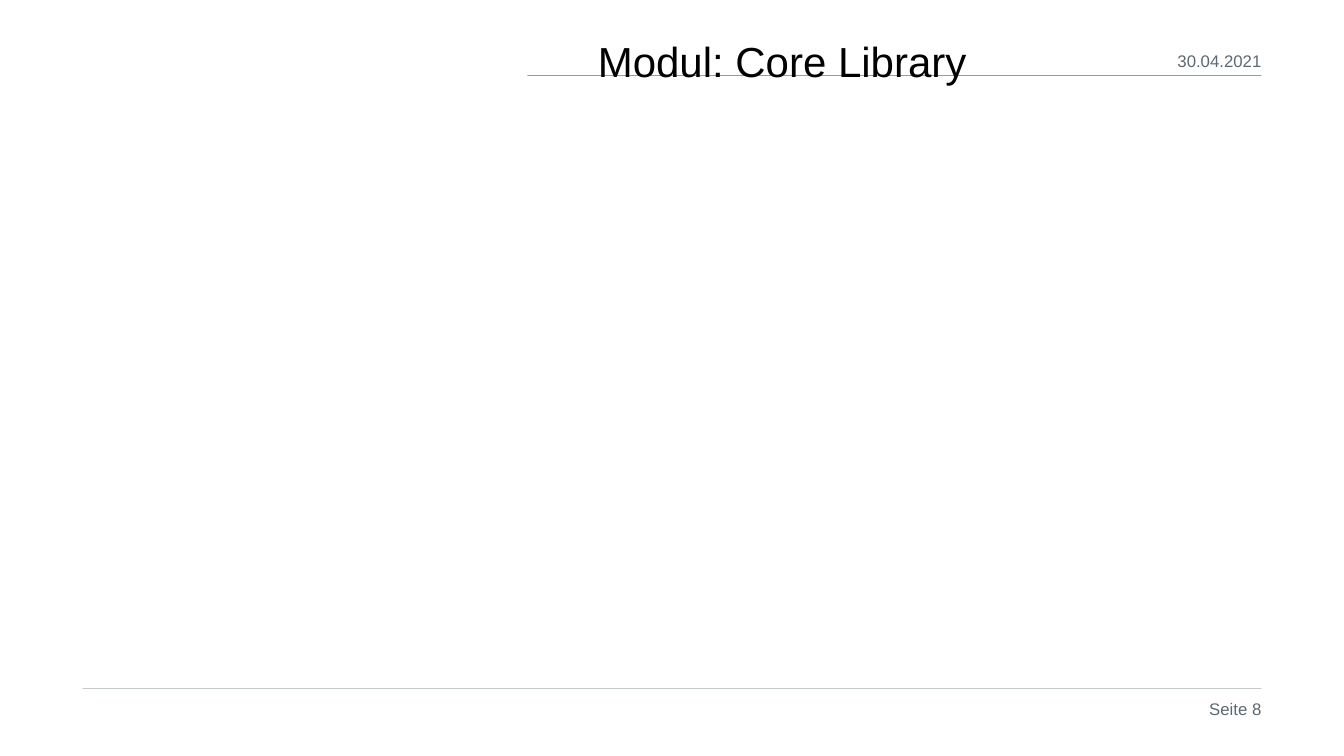
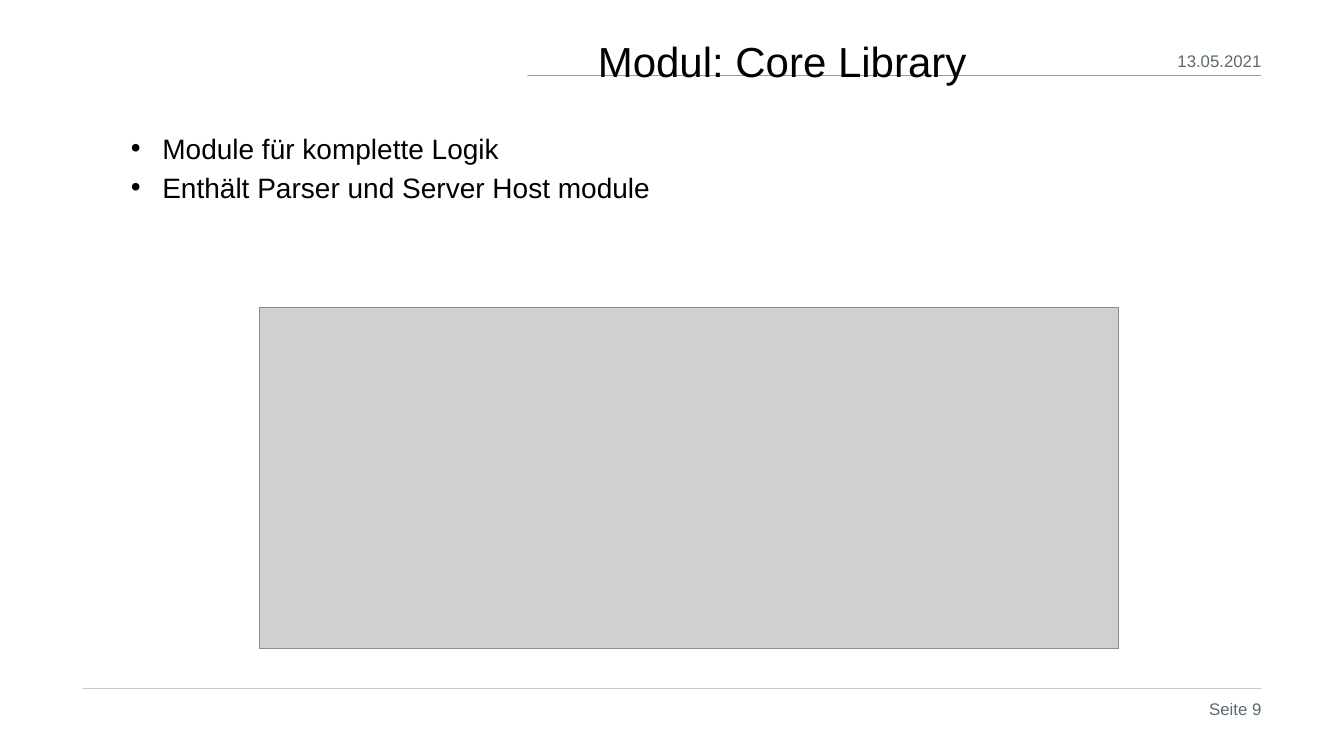
Before and after one commit to ghNico/TINF19C-Team-3-OPC-UA-Server-Farm, a slide deck: slide 9 of PROJECT/Prasentation/Finale Präsentation_v1.pptx (slide 8 before the commit). Drawn at 1344x756 pixels with LibreOffice and Linux fonts; fonts in the diff are those of the drawing; grey boxes stand for pictures; background and template pictures are left out. Boxes give left, top, right and bottom in pixels: in the first picture for what was removed or moved away, otherwise in the second. Text is boxed around its words. In the diff, an @@ line names an element or a change of style, - is before the commit and + after.

```diff
--- a/PROJECT/Prasentation/Finale Präsentation_v1.pptx
+++ b/PROJECT/Prasentation/Finale Präsentation_v1.pptx
@@ text at (1177,55,1261,67): text changed @@
-30.04.2021
+13.05.2021
@@ text added at (162,138,650,199), 20 pt, text #000000 @@
+  • Module für komplette Logik
+  • Enthält Parser und Server Host module
@@ picture added at (260,308,1119,648) @@
@@ page number at (1209,703,1261,715): text changed @@
-Seite 8
+Seite 9
```
Also in this commit, not shown: 15 other slides changed, 1 slide added, 1 other file.
